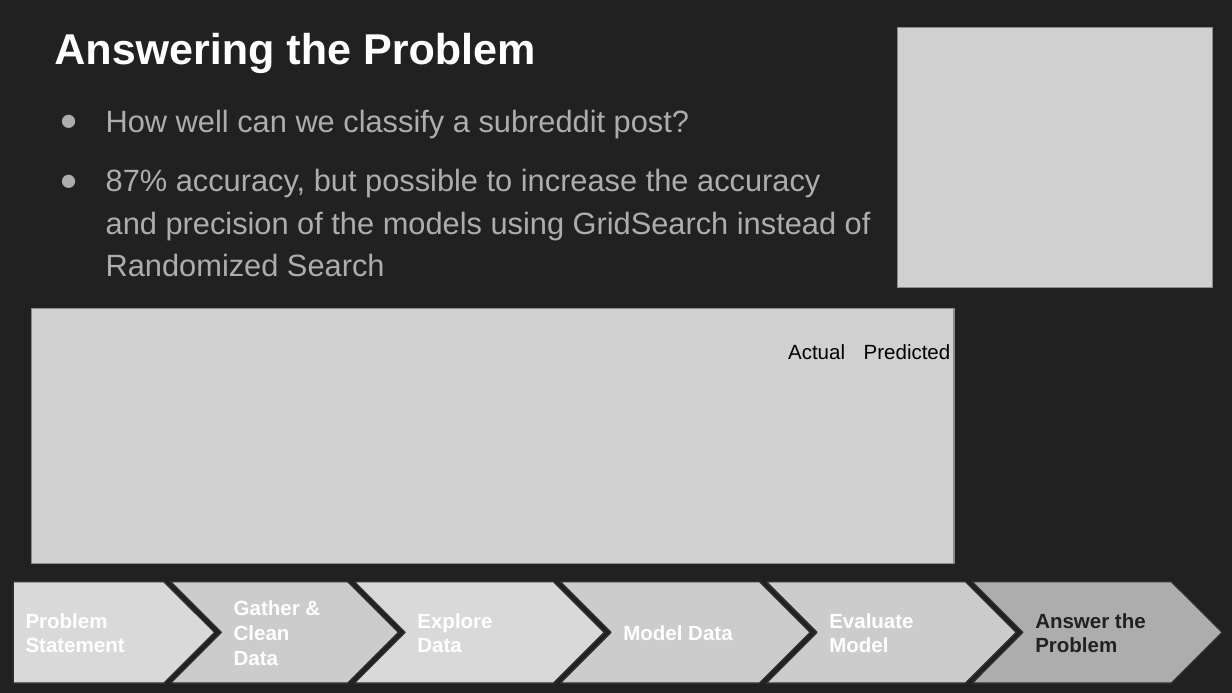
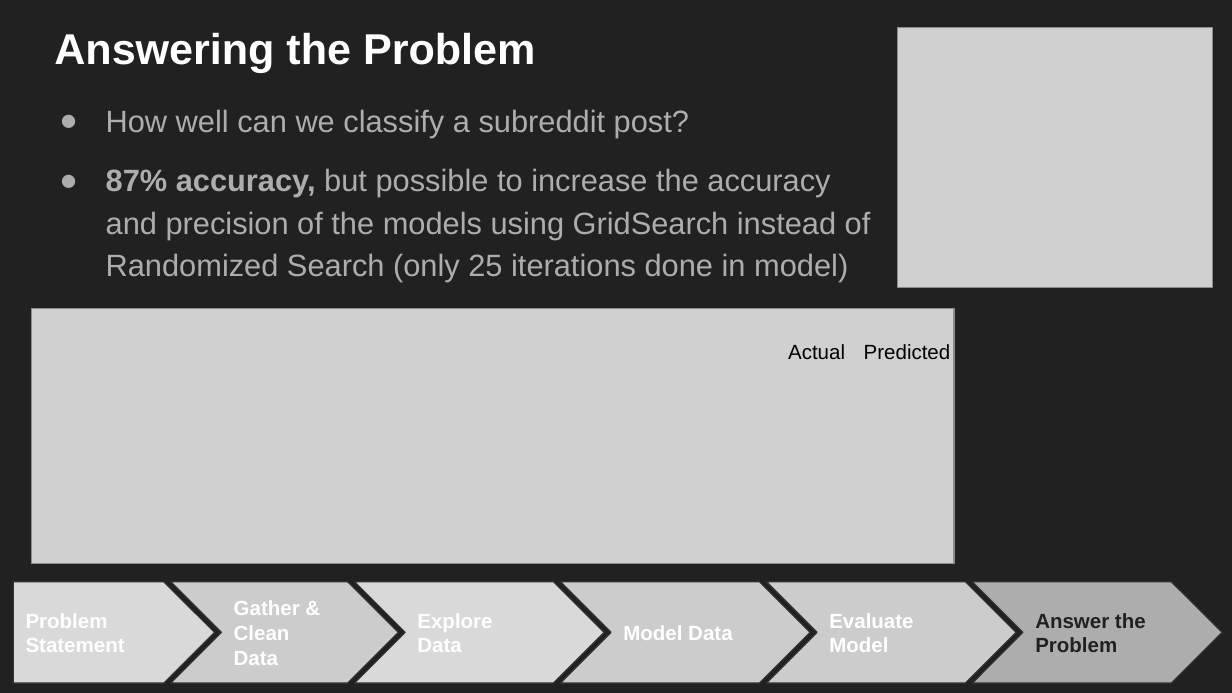
Before and after one commit to ethan-eplee/Subreddit-Classification, a slide deck: slide 12 of presentation/NLP SubReddit Classification.pptx (slide 11 before the commit). Drawn at 1232x693 pixels with LibreOffice and Linux fonts; fonts in the diff are those of the drawing; grey boxes stand for pictures. Boxes give left, top, right and bottom in pixels: in the first picture for what was removed or moved away, otherwise in the second. Text is boxed around its words. In the diff, an @@ line names an element or a change of style, - is before the commit and + after.

```diff
--- a/presentation/NLP SubReddit Classification.pptx
+++ b/presentation/NLP SubReddit Classification.pptx
@@ text at <box>106,168,871,282</box>: text changed @@
-● 87% accuracy, but possible to increase the accuracy and precision of the models using GridSearch instead of Randomized Search
+● 87% accuracy, but possible to increase the accuracy and precision of the models using GridSearch instead of Randomized Search (only 25 iterations done in model)
```
Also in this commit, not shown: 7 other slides changed, 3 slides added, 2 other files.
